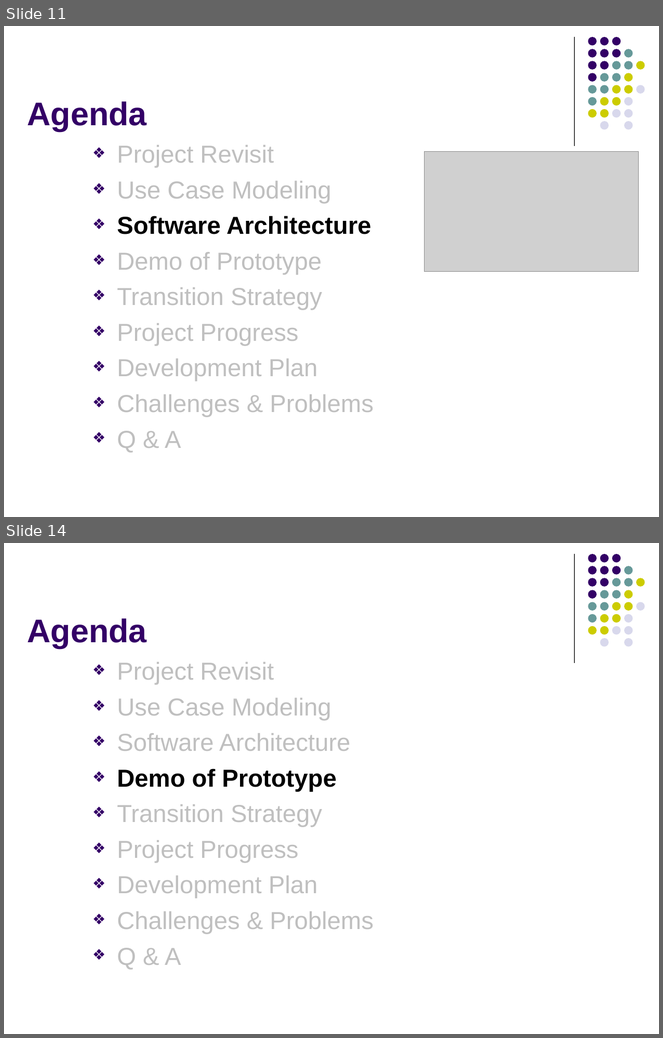
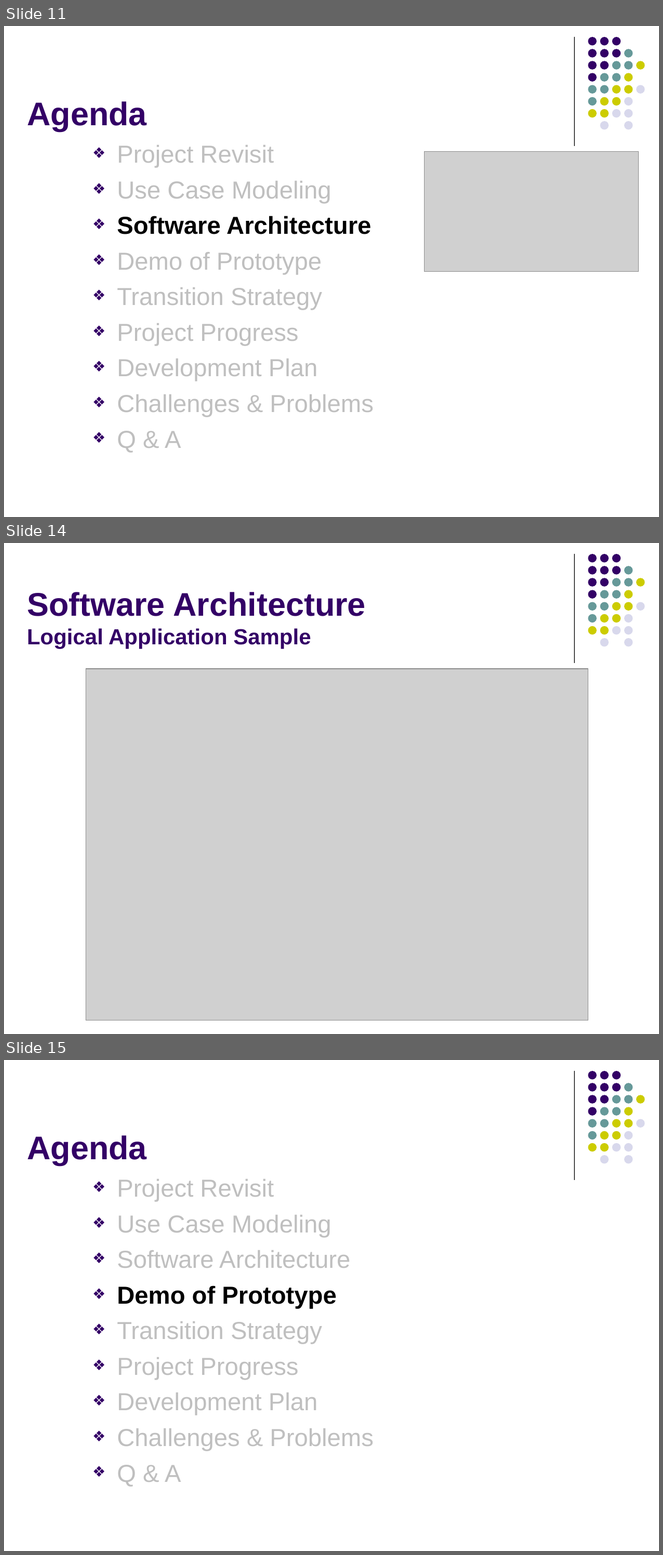
Before and after one commit to imireasa/mtech-se18-t08s, a slide deck: docs/W-9 Working Document/W-9.3 Presentation Slides/Phase 2/Submission/vms_presentation_2_v1.0.pptx. Shown one above the other, each under a label of ours: slides 11 and 14 before the commit, slides 11, 14 and 15 after it; the slides between them are not shown. The pictures are 663x1038 and 663x1555 pixels, drawn with LibreOffice and Linux fonts; fonts in the diff are those of the drawing; grey boxes stand for pictures. Boxes give left, top, right and bottom in pixels: in the first picture for what was removed or moved away, otherwise in the second. Text is boxed around its words. In the diff, an @@ line names an element or a change of style, - is before the commit and + after.

Commit message:
Update architecture

```diff
--- a/docs/W-9 Working Document/W-9.3 Presentation Slides/Phase 2/Submission/vms_presentation_2_v1.0.pptx
+++ b/docs/W-9 Working Document/W-9.3 Presentation Slides/Phase 2/Submission/vms_presentation_2_v1.0.pptx
@@ slide 14 added at box(4, 543, 659, 1034), background #FFFFFF; not listed: 32 template elements that a slide beside it also shows @@
@@ title added at box(27, 592, 366, 649), 24 pt, text #330066, bold @@
+Software Architecture
+Logical Application Sample
@@ picture added at box(86, 669, 588, 1021) @@
@@ what was slide 14 is now slide 15 @@
```
Also in this commit, not shown: 4 slides changed.
